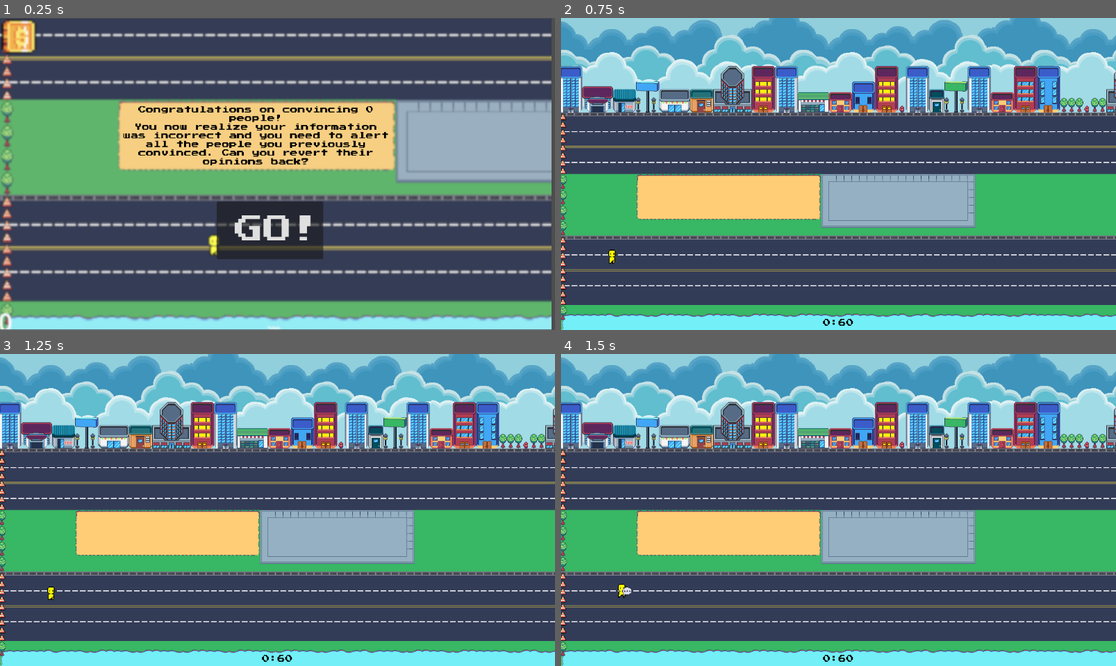
Above: before the commit, frames 1-4 (two rows, left to right).
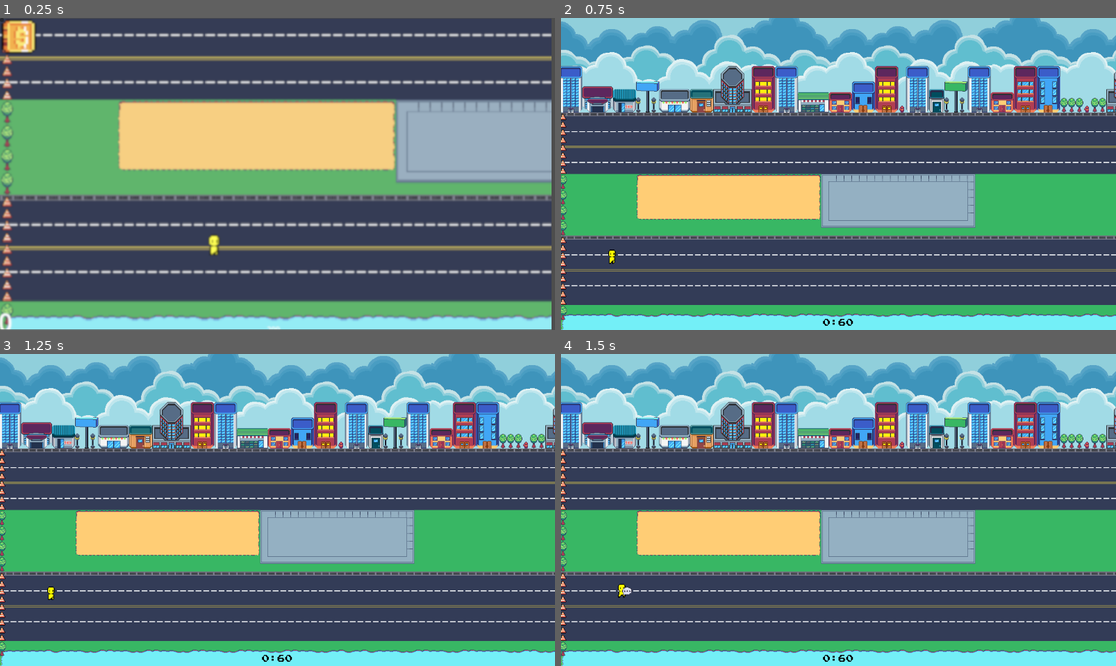
Above: after the commit, the same moments.

Repository: eliseokeefe/GameDevFinal
Game: Godot game, scene res://popup.tscn
Two runs of this game, one before a commit and one after it. Both use one fixed random seed, a clock stepped at 60 frames per second and the inputs below. This scene is started directly instead of the project's main scene.
Inputs (mouse positions are in pixels of both pictures, inside the frame that each line leads up to; where the layout moved, square brackets give the same spot in the first picture):
- Up to frame 1 (0.25 s): no input
- Up to frame 2 (0.75 s): click (561, 21) [832, 230] at 0.5 s
- Up to frame 3 (1.25 s): no input
- Up to frame 4 (1.5 s): tap Enter at 1.25 s; move the mouse to (960, 494) at 1.27 s; hold D (right) from 1.28 s (still down); click (960, 494) at 1.35 s

The runs differ from the first frame. In frame 1, 6.0% of the frame differs, in the area x 0-70%, y 0-78%; in frame 2, nothing differs; in frame 3, nothing differs; in frame 4, nothing differs.

Commit message:
Revert "Merge branch 'main' of https://github.com/eliseokeefe/GameDevFinal"
This reverts commit 485c96a8a5e8af1b8e07507cf84ba2d9df43f5c5, reversing
changes made to 047f569b451801deb494291148386ceeb33fbed3.

Diff:
--- a/main.tscn
+++ b/main.tscn
@@ -22,6 +22,7 @@
 
 [node name="ShopGUI" parent="." instance=ExtResource("4_bsiwj")]
 
+[connection signal="change_score" from="Citizen_Spawner" to="InGameHUD" method="_on_citizen_spawner_change_score"]
 [connection signal="shopPressed" from="InGameHUD" to="ShopGUI" method="_on_in_game_hud_shop_pressed"]
 [connection signal="timeUp" from="InGameHUD" to="Citizen_Spawner" method="_on_in_game_hud_time_up"]
 [connection signal="timeUp" from="InGameHUD" to="player" method="_on_in_game_hud_time_up"]
--- a/popup.gd
+++ b/popup.gd
@@ -1,11 +1,7 @@
 extends Control
+@onready var score_label := $ScoreLabel
 
 
 func _on_button_pressed():
 	get_tree().change_scene_to_file("res://part_2.tscn")
 	pass
-
-
-func _on_ready():
-	$Label.text = "Congratulations on convincing " + str(ScoreManager.score) +" people!
-You now realize your information was incorrect and you need to alert all the people you previously convinced. Can you revert their opinions back?"
--- a/popup.tscn
+++ b/popup.tscn
@@ -23,40 +23,21 @@
 texture = ExtResource("1_lgfsw")
 
 [node name="Label" type="Label" parent="."]
-layout_mode = 1
-anchors_preset = -1
-anchor_left = 0.211
-anchor_top = 0.27
-anchor_right = 0.712
-anchor_bottom = 0.485
-offset_left = -0.0720119
-offset_top = 0.039993
-offset_right = 191.776
-offset_bottom = 46.72
+layout_mode = 0
+offset_left = 243.0
+offset_top = 175.0
+offset_right = 1012.0
+offset_bottom = 361.0
 scale = Vector2(0.75, 0.75)
 theme_override_fonts/font = ExtResource("3_1drl5")
-text = "
-"
 label_settings = SubResource("LabelSettings_gm05k")
 horizontal_alignment = 1
 vertical_alignment = 1
 autowrap_mode = 2
 
 [node name="Button" type="Button" parent="."]
-layout_mode = 1
-anchors_preset = -1
-anchor_left = 0.391
-anchor_top = 0.588
-anchor_right = 0.582
-anchor_bottom = 0.773
-offset_left = -0.432037
-offset_top = -0.0239997
-offset_right = 0.53598
-offset_bottom = 0.0959601
-theme_override_fonts/font = ExtResource("3_1drl5")
-theme_override_font_sizes/font_size = 60
-text = "GO!"
-alignment = 2
+layout_mode = 0
+offset_right = 8.0
+offset_bottom = 8.0
 
-[connection signal="ready" from="." to="." method="_on_ready"]
 [connection signal="pressed" from="Button" to="." method="_on_button_pressed"]
--- a/project.godot
+++ b/project.godot
@@ -14,10 +14,6 @@
 run/main_scene="res://start.tscn"
 config/features=PackedStringArray("4.2", "Forward Plus")
 config/icon="res://icon.svg"
-
-[autoload]
-
-ScoreManager="*res://score_manager.gd"
 
 [input]
 
--- a/score_manager.gd
+++ /dev/null
@@ -1,3 +0,0 @@
-extends Node
-
-var score = 0
